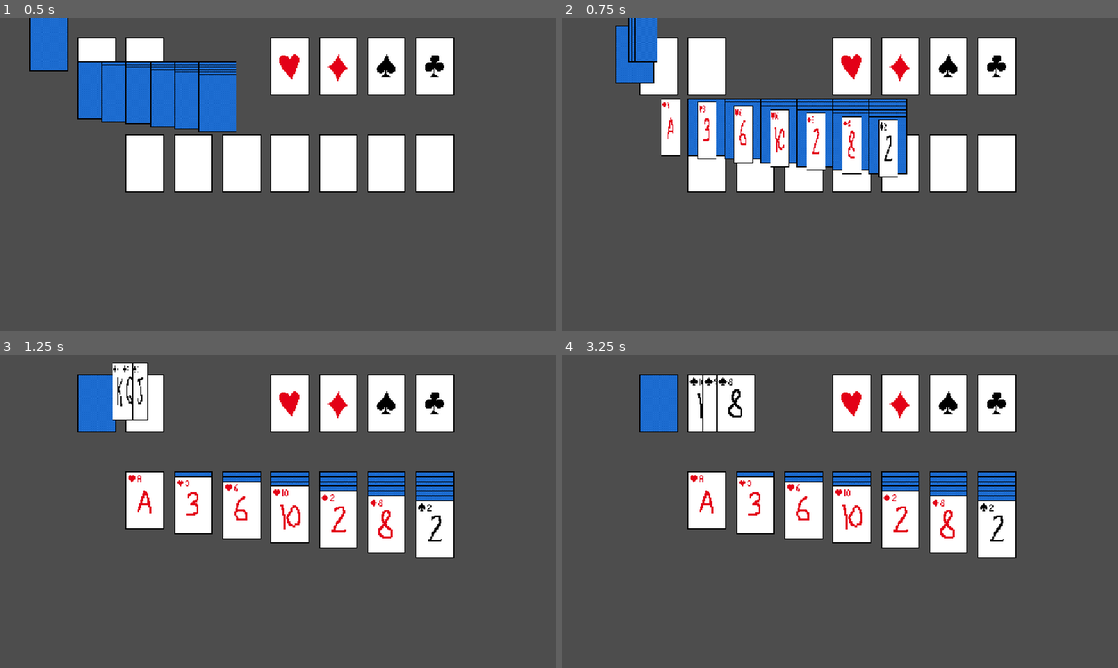
Above: before the commit, frames 1-4 (two rows, left to right).
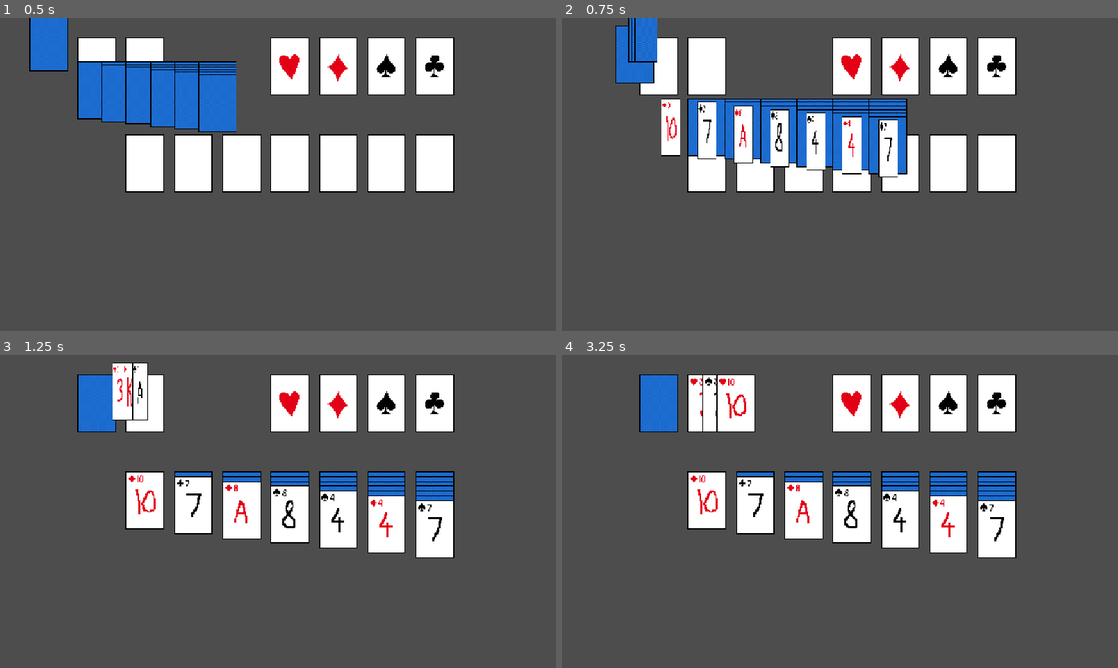
Above: after the commit, the same moments.

Repository: pnkmht135/Solitaire
Game: Godot game, scene res://Game.tscn
The game is run twice, just before and just after one commit, with the same random seed, the same clock (stepped at 60 frames per second) and the same inputs.
Inputs (mouse positions are in pixels of both pictures, inside the frame that each line leads up to):
- Up to frame 1 (0.5 s): no input
- Up to frame 2 (0.75 s): move the mouse to (656, 64) at 0.52 s; press the mouse at (656, 64) at 0.53 s
- Up to frame 3 (1.25 s): no input
- Up to frame 4 (3.25 s): release the mouse at (656, 401) at 1.28 s; right-click (656, 401) at 1.35 s; click (656, 401) at 1.42 s; tap Enter at 2 s; press the mouse at (656, 401) at 2.03 s; release the mouse at (656, 401) at 2.78 s; right-click (656, 401) at 2.85 s; click (656, 401) at 2.92 s

Frame 1 is identical in both runs. In frame 2, 0.4% of the frame differs, in the area x 18-60%, y 26-46%; in frame 3, 1.0%; in frame 4, 1.2%, in the area x 22-80%, y 7-60%.

Commit message:
uncommented deck.shuffle

Diff:
--- a/game.gd
+++ b/game.gd
@@ -42,7 +42,7 @@
 			card.game = self
 			Deck.append(card)
 			add_child(card)
-	#Deck.shuffle()
+	Deck.shuffle()
 	# Distribute the shuffled deck among table elements
 	var index = 0
 	var counter = 1
